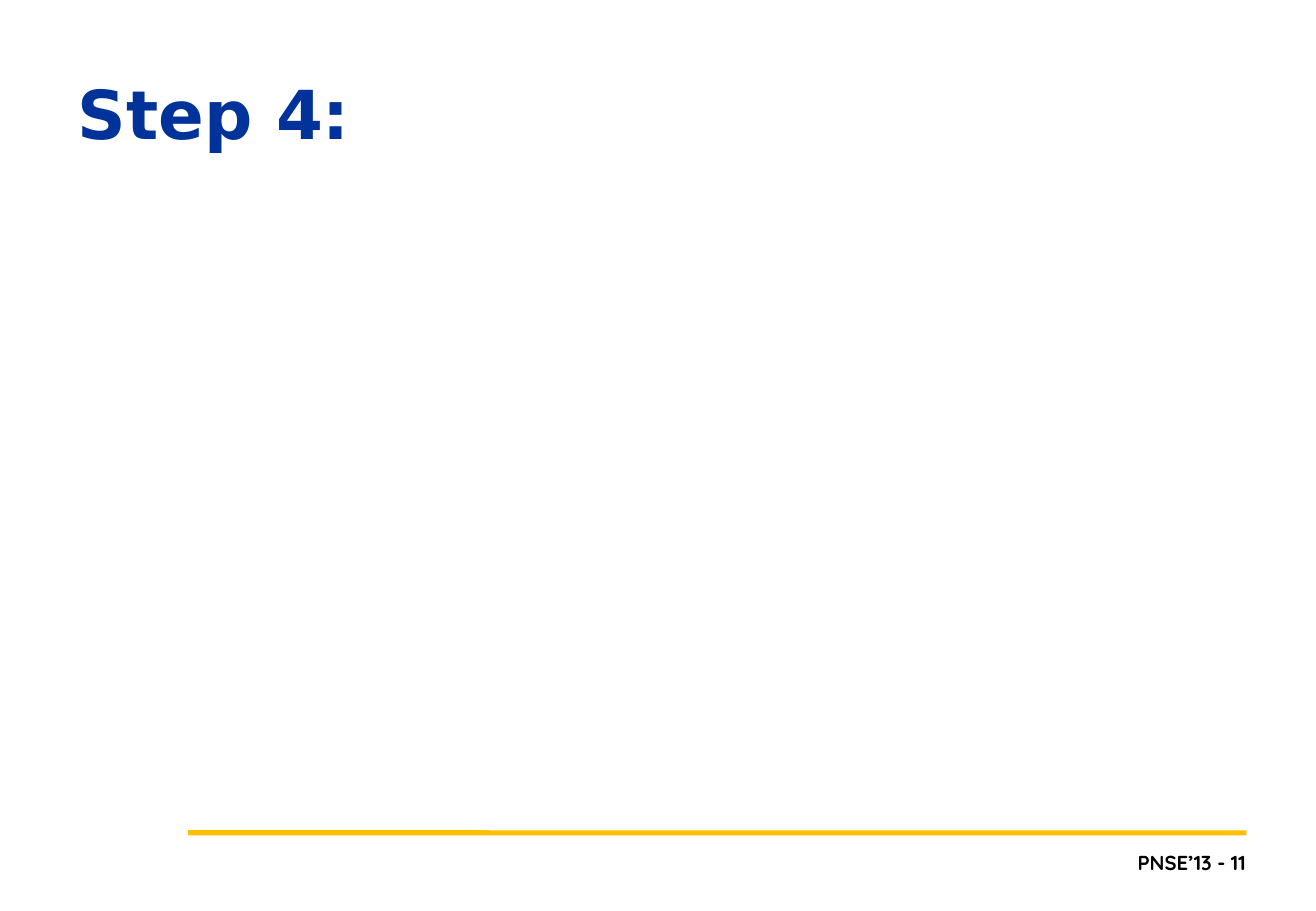
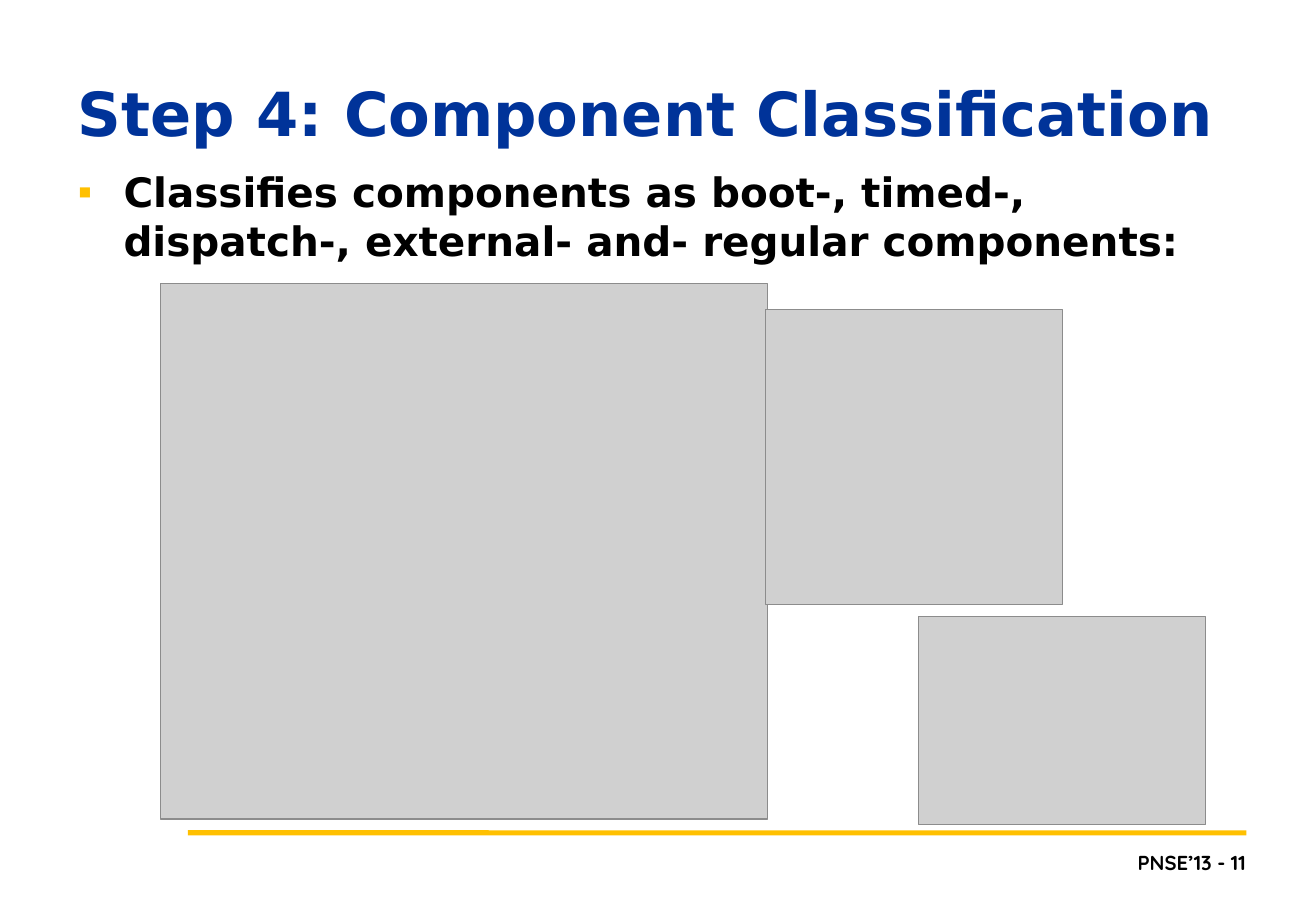
Before and after one commit to lmkr/pnse13roll, a slide deck: slide 11 of LMKPNSE2013.pptx. Drawn at 1316x911 pixels with LibreOffice and Linux fonts; fonts in the diff are those of the drawing; grey boxes stand for pictures; background and template pictures are left out. Boxes give left, top, right and bottom in pixels: in the first picture for what was removed or moved away, otherwise in the second. Text is boxed around its words. In the diff, an @@ line names an element or a change of style, - is before the commit and + after.

```diff
--- a/LMKPNSE2013.pptx
+++ b/LMKPNSE2013.pptx
@@ title at <box>78,90,1212,149</box>: text changed; size 40 to 36 pt @@
-Step 4:
+Step 4: Component Classification
@@ text added at <box>124,176,1178,265</box>, 24 pt, text #000000, bold @@
+▪ Classifies components as boot-, timed-, dispatch-, external- and- regular components:
@@ picture added at <box>160,283,767,819</box> @@
@@ picture added at <box>766,310,1062,605</box> @@
@@ picture added at <box>919,617,1205,826</box> @@
```
Also in this commit, not shown: 11 other slides changed, 2 other files.
